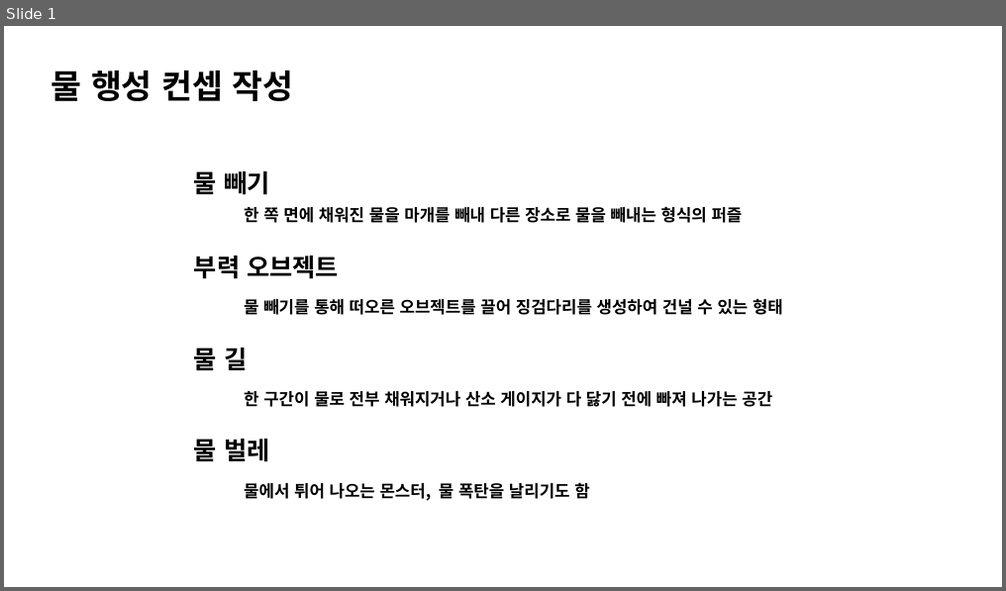
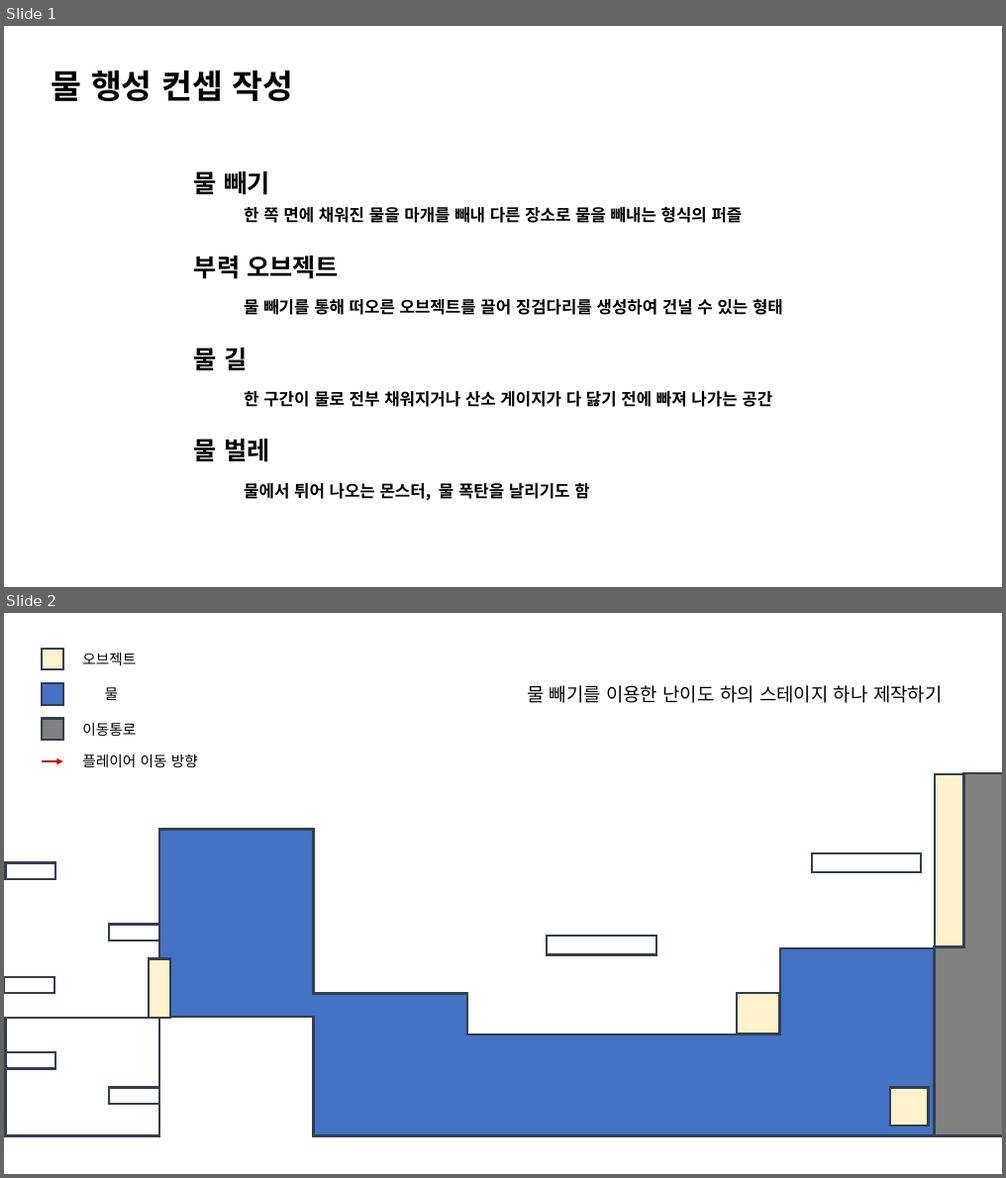
Before and after one commit to YDGYDGYDG/TeamHolyShit, a slide deck: 개인작업폴더/김나연/물행성.pptx. Shown one above the other, each under a label of ours: slide 1 before the commit, slides 1 and 2 after it. The pictures are 1006x591 and 1006x1178 pixels, drawn with LibreOffice and Linux fonts; fonts in the diff are those of the drawing. Boxes give left, top, right and bottom in pixels: in the first picture for what was removed or moved away, otherwise in the second. Text is boxed around its words. In the diff, an @@ line names an element or a change of style, - is before the commit and + after.

```diff
--- a/개인작업폴더/김나연/물행성.pptx
+++ b/개인작업폴더/김나연/물행성.pptx
@@ slide 2 added at bbox=[4, 613, 1002, 1174], background #FFFFFF @@
@@ rectangle added at bbox=[43, 649, 63, 669], fill #FFF2CC, outline #333F50 2.25 pt @@
@@ text added at bbox=[82, 653, 136, 665], 14 pt, text #000000 @@
+오브젝트
@@ rectangle added at bbox=[43, 683, 63, 704], fill #4472C4, outline #333F50 2.25 pt @@
@@ text added at bbox=[105, 687, 119, 700], 14 pt, text #000000 @@
+물
@@ text added at bbox=[527, 685, 943, 703], 18 pt, text #000000 @@
+물 빼기를 이용한 난이도 하의 스테이지 하나 제작하기
@@ rectangle added at bbox=[43, 719, 63, 740], fill #808080, outline #333F50 2.25 pt @@
@@ text added at bbox=[82, 723, 136, 736], 14 pt, text #000000 @@
+이동통로
@@ text added at bbox=[82, 754, 198, 767], 14 pt, text #000000 @@
+플레이어 이동 방향
@@ arrow added from (43, 761) to (63, 761), #C00000 1.5 pt @@
@@ rectangle added at bbox=[935, 774, 963, 949], fill #FFF2CC, outline #333F50 2.25 pt @@
@@ freeform shape added at bbox=[935, 774, 1002, 1137], fill #808080, outline #333F50 2.25 pt @@
@@ freeform shape added at bbox=[159, 830, 935, 1137], fill #4472C4, outline #333F50 2.25 pt @@
@@ rectangle added at bbox=[6, 863, 55, 879], outline #333F50 2.25 pt @@
@@ rectangle added at bbox=[812, 854, 921, 872], outline #333F50 2.25 pt @@
@@ rectangle added at bbox=[109, 925, 159, 941], outline #333F50 2.25 pt @@
@@ rectangle added at bbox=[547, 936, 656, 956], outline #333F50 2.25 pt @@
@@ rectangle added at bbox=[149, 959, 170, 1019], fill #FFF2CC, outline #333F50 2.25 pt @@
@@ rectangle added at bbox=[4, 977, 54, 994], outline #333F50 2.25 pt @@
@@ rectangle added at bbox=[737, 993, 779, 1034], fill #FFF2CC, outline #333F50 2.25 pt @@
@@ rectangle added at bbox=[6, 1018, 159, 1137], outline #333F50 2.25 pt @@
@@ rectangle added at bbox=[6, 1053, 55, 1069], outline #333F50 2.25 pt @@
@@ rectangle added at bbox=[109, 1087, 159, 1104], outline #333F50 2.25 pt @@
@@ rectangle added at bbox=[890, 1087, 929, 1126], fill #FFF2CC, outline #333F50 2.25 pt @@
```
Also in this commit, not shown: 1 slide changed, 1 slide removed, 41 other files.
